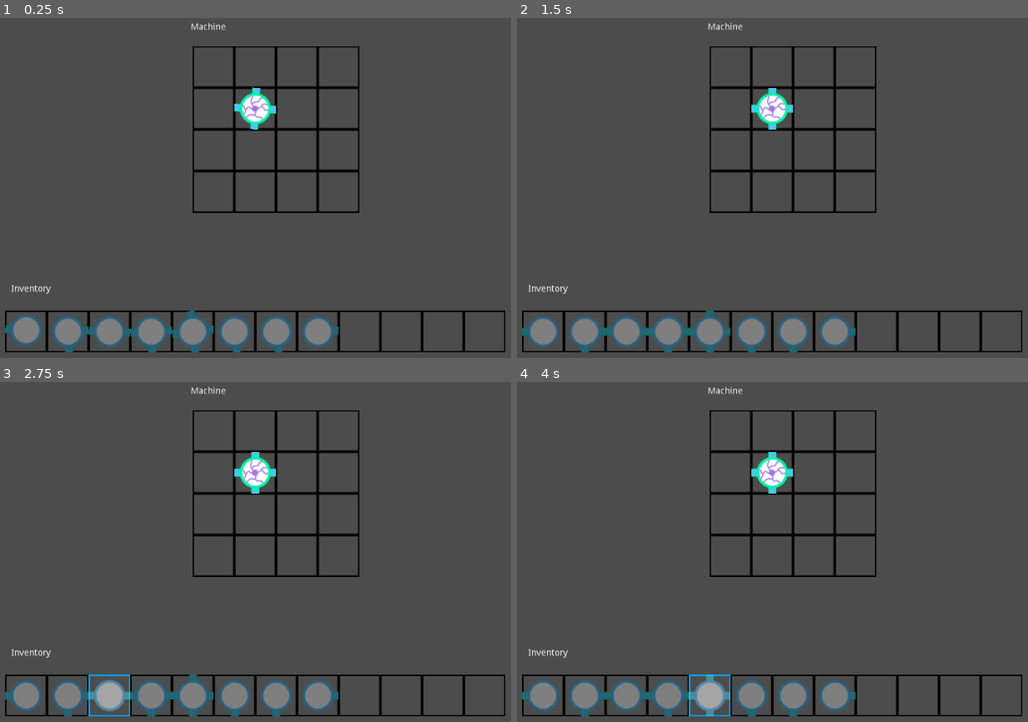
Above: before the commit, frames 1-4 (two rows, left to right).
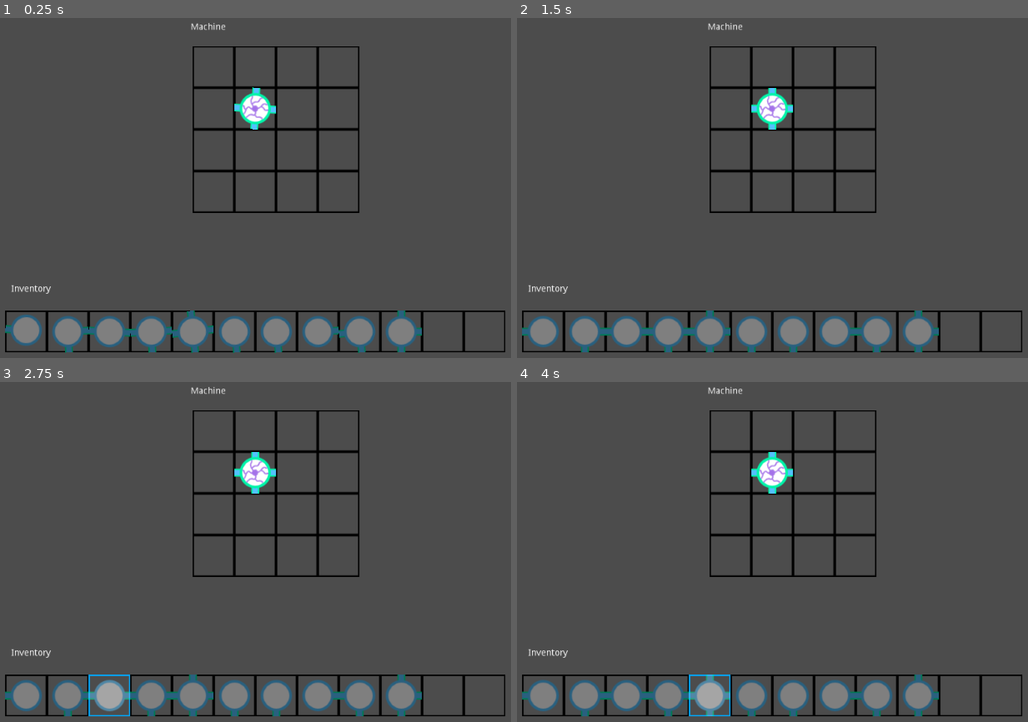
Above: after the commit, the same moments.

Repository: textrivers/the-holographic-wrench
Game: Godot game, scene res://scenes/Test_Node.tscn
Same seed, same stepped clock (60 frames per second), same inputs: the game is played once before the commit and once after it. This scene is started directly instead of the project's main scene.
Inputs (mouse positions are in pixels of both pictures, inside the frame that each line leads up to):
- Up to frame 1 (0.25 s): no input
- Up to frame 2 (1.5 s): tap Enter at 0.5 s; move the mouse to (542, 330) at 0.52 s; press the mouse at (542, 330) at 0.53 s; hold D (move_right) 0.53-1.28 s; tap Space (jump) at 0.77, 1.25 s; move the mouse to (583, 330) at 1.27 s; release the mouse at (583, 330) at 1.28 s; hold S (move_down) from 1.28 s (still down); click (583, 330) at 1.35 s
- Up to frame 3 (2.75 s): tap Space (jump) at 1.52 s; tap Enter at 2 s; move the mouse to (107, 694) at 2.02 s; release S (move_down) at 2.03 s; press the mouse at (107, 694) at 2.03 s; hold D (move_right) from 2.03 s (still down)
- Up to frame 4 (4 s): tap Space (jump) at 2.75, 3.02, 3.77 s; move the mouse to (670, 694) at 2.77 s; release D (move_right) at 2.78 s; release the mouse at (670, 694) at 2.78 s; hold W (move_up) 2.78-3.53 s; click (670, 694) at 2.85 s; tap Enter at 3.5 s; move the mouse to (711, 694) at 3.52 s; press the mouse at (711, 694) at 3.53 s; hold A (move_left) from 3.53 s (still down)

The runs differ from the first frame. In frame 1, 1.0% of the frame differs, in the area x 66-83%, y 86-99%; in frame 2, 1.0%; in frame 3, 1.0%; in frame 4, 1.0%.

Commit message:
Connectivity/placement
A lot of work -- feels good to have it working

Diff:
--- a/project.godot
+++ b/project.godot
@@ -62,6 +62,7 @@
 rotate_right={
 "deadzone": 0.5,
 "events": [ Object(InputEventKey,"resource_local_to_scene":false,"resource_name":"","device":0,"alt":false,"shift":false,"control":false,"meta":false,"command":false,"pressed":false,"scancode":69,"unicode":0,"echo":false,"script":null)
+, Object(InputEventMouseButton,"resource_local_to_scene":false,"resource_name":"","device":0,"alt":false,"shift":false,"control":false,"meta":false,"command":false,"button_mask":0,"position":Vector2( 0, 0 ),"global_position":Vector2( 0, 0 ),"factor":1.0,"button_index":2,"pressed":false,"doubleclick":false,"script":null)
  ]
 }
 rotate_left={
--- a/scenes/Test_Node.tscn
+++ b/scenes/Test_Node.tscn
@@ -68,8 +68,12 @@
 [node name="BoxArea2D25" parent="Inventory" instance=ExtResource( 2 )]
 position = Vector2( 479.432, 92.3284 )
 
+[node name="Item_Inv_2a" parent="Inventory/BoxArea2D25" instance=ExtResource( 6 )]
+
 [node name="BoxArea2D26" parent="Inventory" instance=ExtResource( 2 )]
 position = Vector2( 543.432, 92.3284 )
+
+[node name="Item_Inv_3" parent="Inventory/BoxArea2D26" instance=ExtResource( 4 )]
 
 [node name="BoxArea2D27" parent="Inventory" instance=ExtResource( 2 )]
 position = Vector2( 607.432, 92.3284 )
@@ -153,6 +157,9 @@
 position = Vector2( 63.9514, 63.968 )
 machine_box = true
 
+[node name="CollisionShape2D" parent="Machine_Grid/BoxArea2D7" index="0"]
+disabled = true
+
 [node name="Item_Inv_4" parent="Machine_Grid/BoxArea2D7" groups=[
 "source",
 ] instance=ExtResource( 5 )]
@@ -166,4 +173,6 @@
 position = Vector2( -0.0486069, 63.968 )
 machine_box = true
 
+[editable path="Machine_Grid/BoxArea2D7"]
+
 [editable path="Machine_Grid/BoxArea2D7/Item_Inv_4"]
--- a/scripts/Item_Inv.gd
+++ b/scripts/Item_Inv.gd
@@ -102,18 +102,20 @@
 				## item swap
 				var target_children = drop_target.get_children()
 				for child in target_children:
-					if child.is_in_group("item") && !child.is_in_group("source"):
-						if parent.machine_box == true:
-							child.break_connectivity()
-						drop_target.remove_child(child)
-						parent.add_child(child)
-						child.drop_targets.clear()
-						child.drop_targets.append(parent)
-						child.parent = parent
-						child.drop_target = parent
-						child.update_my_grid_pos()
-						if parent.machine_box == true:
-							child.make_connectivity()
+					if child != self:
+						if child.is_in_group("item") && !child.is_in_group("source"):
+							## breakpoint
+							if parent.machine_box == true:
+								child.break_connectivity()
+							drop_target.remove_child(child)
+							parent.add_child(child)
+							child.drop_targets.clear()
+							child.drop_targets.append(parent)
+							child.parent = parent
+							child.drop_target = parent
+							child.update_my_grid_pos()
+							if parent.machine_box == true:
+								child.make_connectivity()
 
 				## item drop
 				## transitional necessary bc Area2D exit signal on reparent
@@ -162,82 +164,81 @@
 				drop_target.highlight()
 
 func make_connectivity():
+	## breakpoint
 	var neighbor
 	var counter = 0
 	var lit_counter = 0
 	var opposite = (counter + 2) % 4
 
-	if already_propagated == false:
-
-		already_propagated = true
-
-		for connector in connectors:
-			if connector == 1:
-				var target_pos = my_grid_pos + four_directions[counter]
-				if target_pos.x >= 0 && target_pos.x <= game_data.machine_grid.size() - 1:
-					if target_pos.y >= 0 && target_pos.y <= game_data.machine_grid.size() - 1:
-						neighbor = game_data.machine_grid[target_pos.x][target_pos.y]
-						for item in neighbor.get_children():
-							if item.is_in_group("item"):
-								if item.connectors[opposite] == 1:
-									## dropping (or dropped), setting upstream neighbor
-									if item.lit == true:
-										lit_counter += 1
-										upstream_neighbor = item
-									else:
-										downstream_neighbors.append(item)
-			counter += 1
-			opposite = (counter + 2) % 4
-
-		if lit_counter == 0:
-			lit = false
-			$Sprite.modulate = Color(0.5, 0.5, 0.5, 1)
-			for item in downstream_neighbors:
-				item.make_connectivity()
-			downstream_neighbors.clear()
-		elif lit_counter == 1:
-			lit = true
-			$Sprite.modulate = Color(1, 1, 1, 1)
-			for item in downstream_neighbors:
-				item.make_connectivity()
-			downstream_neighbors.clear()
-		else: ## too many connections
-			upstream_neighbor = null
-			downstream_neighbors.clear()
-			lit = false
-			$Sprite.modulate = Color(0.5, 0, 0, 1)
+	##if already_propagated == false:
+		## already_propagated = true
+
+	for connector in connectors:
+		if connector == 1:
+			var target_pos = my_grid_pos + four_directions[counter]
+			if target_pos.x >= 0 && target_pos.x <= game_data.machine_grid.size() - 1:
+				if target_pos.y >= 0 && target_pos.y <= game_data.machine_grid.size() - 1:
+					neighbor = game_data.machine_grid[target_pos.x][target_pos.y]
+					for item in neighbor.get_children():
+						if item.is_in_group("item"):
+							if item.connectors[opposite] == 1:
+								## dropping (or dropped), setting upstream neighbor
+								if item.lit == true:
+									lit_counter += 1
+									upstream_neighbor = item
+								else:
+									downstream_neighbors.append(item)
+		counter += 1
+		opposite = (counter + 2) % 4
+
+	if lit_counter == 0:
+		lit = false
+		$Sprite.modulate = Color(0.5, 0.5, 0.5, 1)
+		## for item in downstream_neighbors:
+			## item.make_connectivity()
+		downstream_neighbors.clear()
+	elif lit_counter == 1:
+		lit = true
+		$Sprite.modulate = Color(1, 1, 1, 1)
+		for item in downstream_neighbors:
+			item.make_connectivity()
+		downstream_neighbors.clear()
+	else: ## too many connections
+		upstream_neighbor = null
+		downstream_neighbors.clear()
+		lit = false
+		$Sprite.modulate = Color(0.5, 0, 0, 1)
 
 func break_connectivity():
 	var neighbor
 	var counter = 0
 	var opposite = (counter + 2) % 4
 
-	if already_propagated == false:
-
-		already_propagated = true
-
-		for connector in connectors:
-			if connector == 1:
-				var target_pos = my_grid_pos + four_directions[counter]
-				if target_pos.x >= 0 && target_pos.x <= game_data.machine_grid.size() - 1:
-					if target_pos.y >= 0 && target_pos.y <= game_data.machine_grid.size() - 1:
-						neighbor = game_data.machine_grid[target_pos.x][target_pos.y]
-						for item in neighbor.get_children():
-							if item.is_in_group("item"):
-								if item.connectors[opposite] == 1:
-									## dragging, breaking connectivity except with "upstream_neighbor"
-									if upstream_neighbor != null:
-										if item != upstream_neighbor:
-											downstream_neighbors.append(item)
-			counter += 1
-			opposite = (counter + 2) % 4
-
-		lit = false
-		$Sprite.modulate = Color(0.5, 0.5, 0.5, 1)
-		for item in downstream_neighbors:
-			item.break_connectivity()
-		downstream_neighbors.clear()
-		upstream_neighbor = null
+	## if already_propagated == false:
+	## 	already_propagated = true
+
+	for connector in connectors:
+		if connector == 1:
+			var target_pos = my_grid_pos + four_directions[counter]
+			if target_pos.x >= 0 && target_pos.x <= game_data.machine_grid.size() - 1:
+				if target_pos.y >= 0 && target_pos.y <= game_data.machine_grid.size() - 1:
+					neighbor = game_data.machine_grid[target_pos.x][target_pos.y]
+					for item in neighbor.get_children():
+						if item.is_in_group("item"):
+							if item.connectors[opposite] == 1:
+								## dragging, breaking connectivity except with "upstream_neighbor"
+								if upstream_neighbor != null:
+									if item != upstream_neighbor:
+										downstream_neighbors.append(item)
+		counter += 1
+		opposite = (counter + 2) % 4
+
+	lit = false
+	$Sprite.modulate = Color(0.5, 0.5, 0.5, 1)
+	for item in downstream_neighbors:
+		item.break_connectivity()
+	downstream_neighbors.clear()
+	upstream_neighbor = null
 
 func update_my_grid_pos():
 		my_grid_pos.x = abs(int(round(parent.position.x / 64)))
